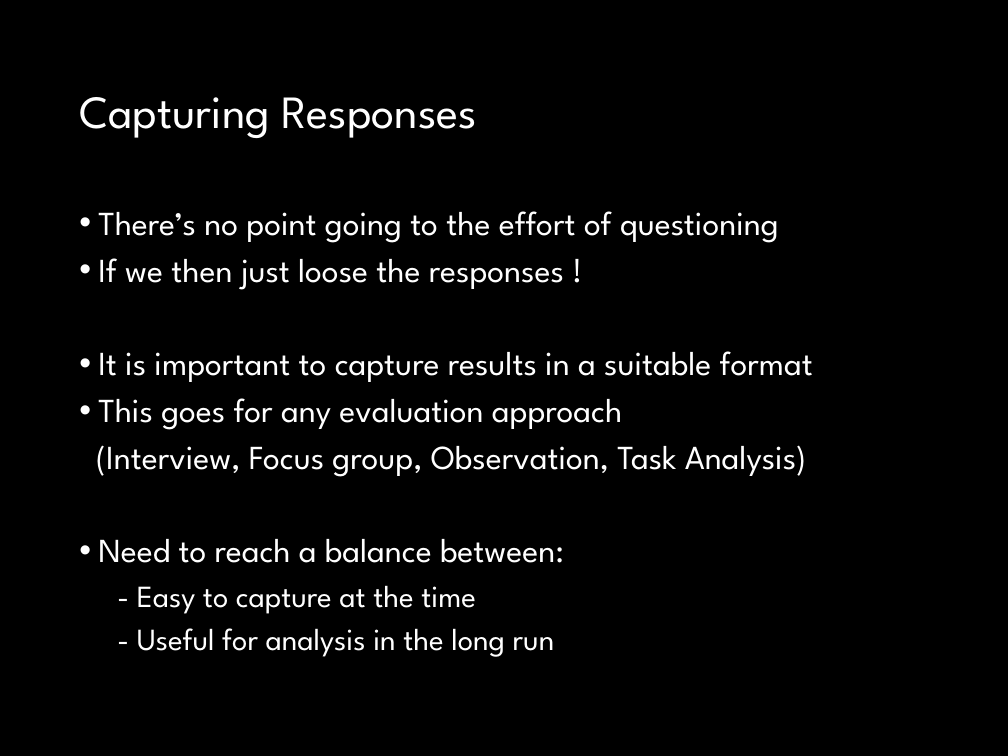
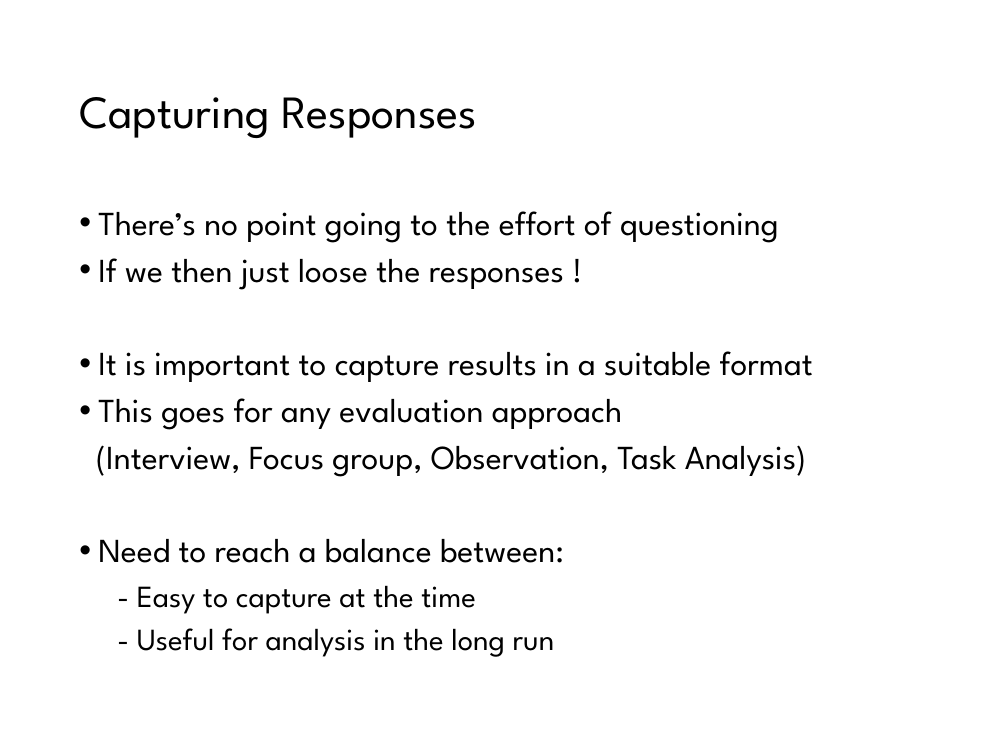
Before and after one commit to drslock/SPE2018, a slide deck: slide 16 of Lecture Slides/23 Evaluation II.pptx. Drawn at 1008x756 pixels with LibreOffice and Linux fonts; fonts in the diff are those of the drawing. Boxes give left, top, right and bottom in pixels: in the first picture for what was removed or moved away, otherwise in the second. Text is boxed around its words. In the diff, an @@ line names an element or a change of style, - is before the commit and + after.

```diff
--- a/Lecture Slides/23 Evaluation II.pptx
+++ b/Lecture Slides/23 Evaluation II.pptx
@@ background #000000 to #FFFFFF @@
@@ title "Capturing Responses" at bbox=[79, 97, 478, 138]: text colour #FFFFFF to #000000 @@
@@ text "There’s no point going to ..." at bbox=[96, 211, 813, 657]: text colour #FFFFFF to #000000 @@
```
Also in this commit, not shown: 20 other slides changed, 1 other file.
